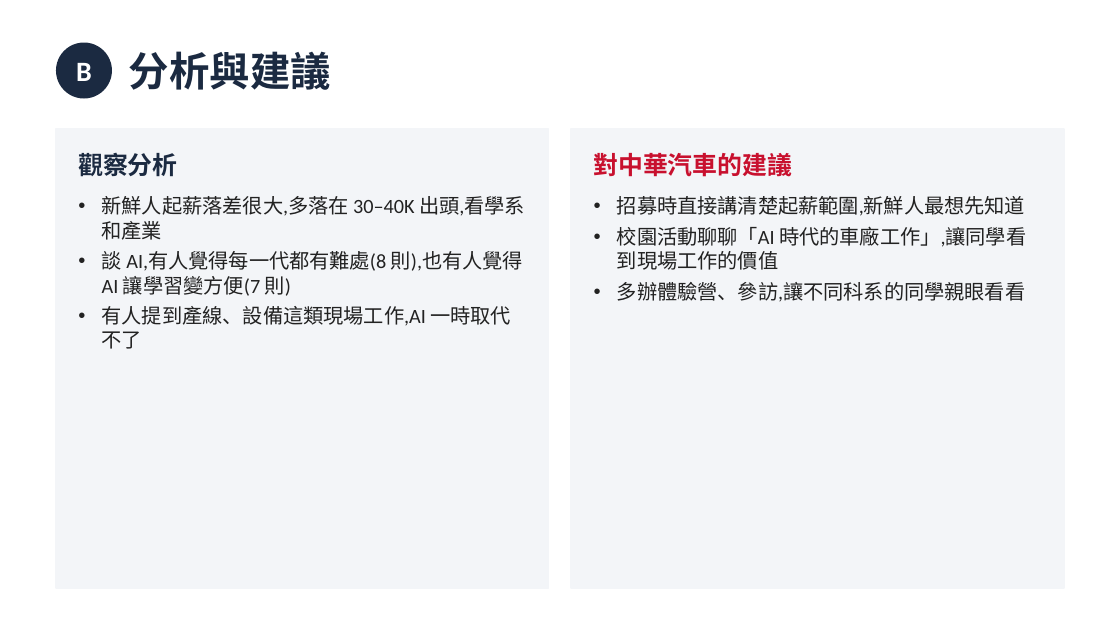
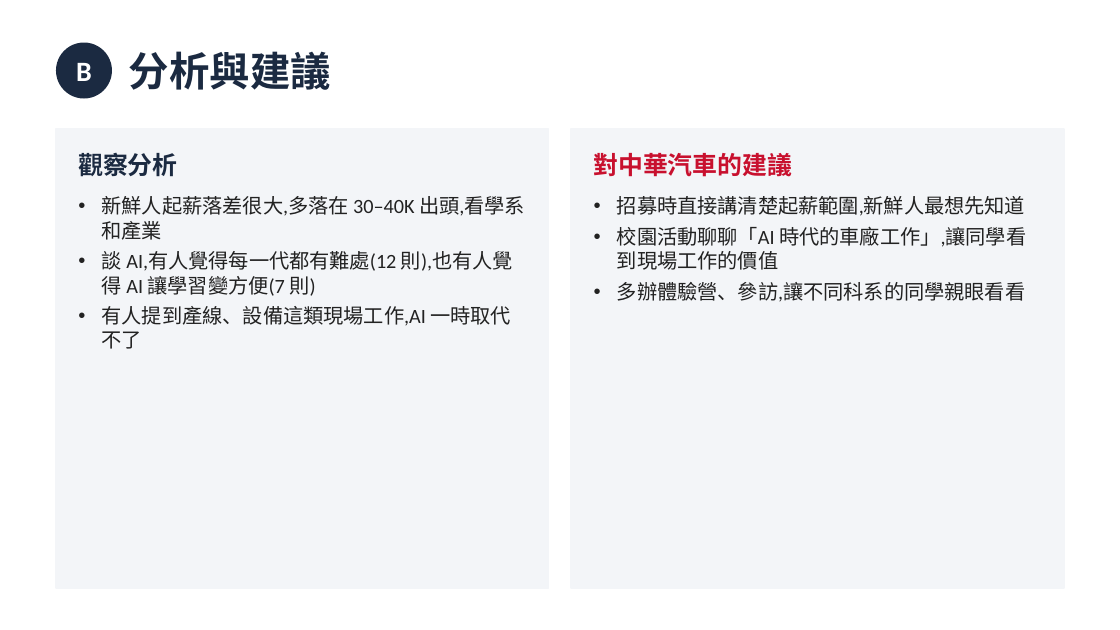
Before and after one commit to tobychien/project-hub, a slide deck: slide 8 of deliverables/邱偉浩-元智大學-10月B.pptx. Drawn at 1120x630 pixels with LibreOffice and Linux fonts; fonts in the diff are those of the drawing. Boxes give left, top, right and bottom in pixels: in the first picture for what was removed or moved away, otherwise in the second. Text is boxed around its words. In the diff, an @@ line names an element or a change of style, - is before the commit and + after.

```diff
--- a/deliverables/邱偉浩-元智大學-10月B.pptx
+++ b/deliverables/邱偉浩-元智大學-10月B.pptx
@@ text at (102, 251, 513, 296): text changed @@
-• 談 AI,有人覺得每一代都有難處(8 則),也有人覺得 AI 讓學習變方便(7 則)
+• 談 AI,有人覺得每一代都有難處(12 則),也有人覺得 AI 讓學習變方便(7 則)
```
Also in this commit, not shown: 1 other slide changed, 1 other file.
